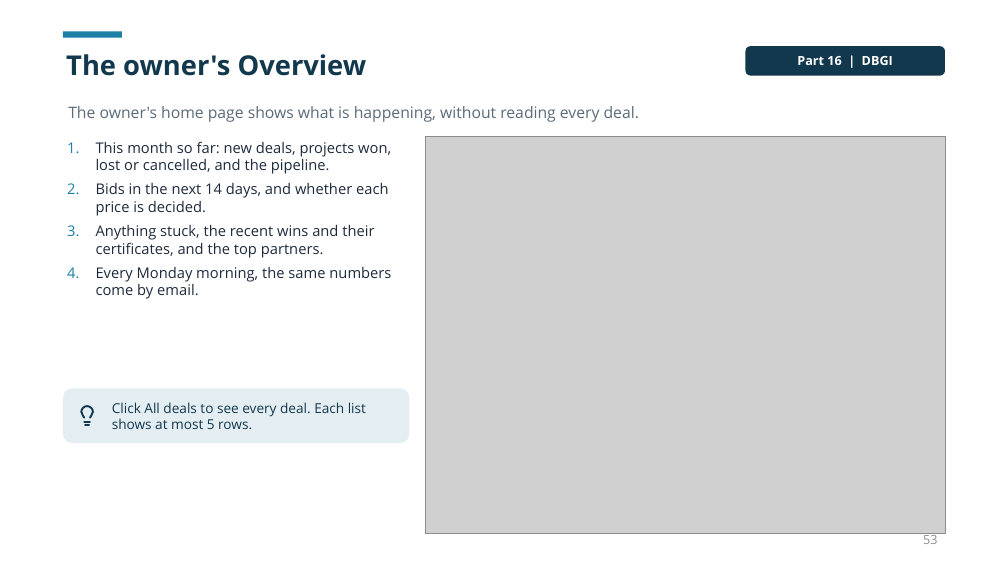
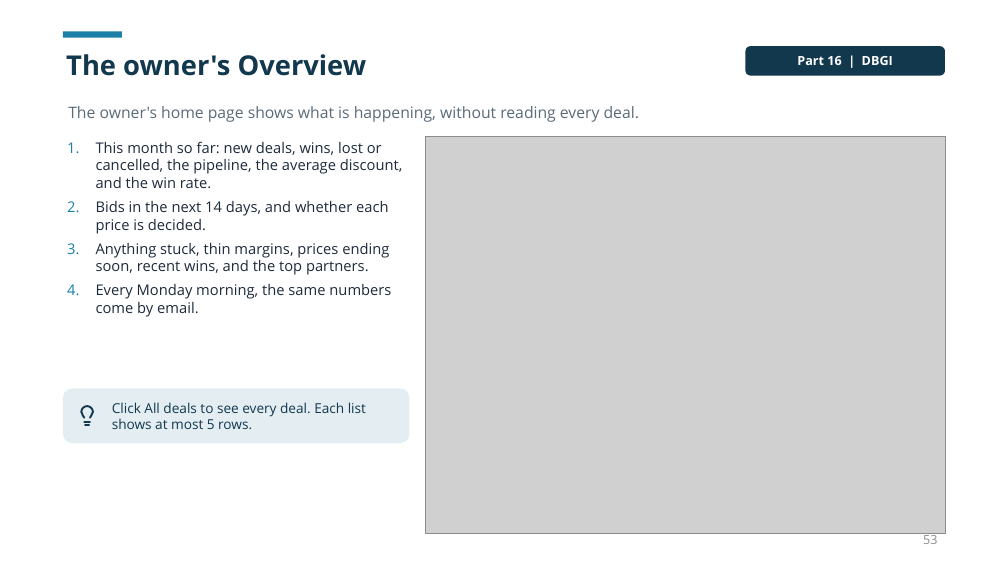
Before and after one commit to dbsuarez/dbgi-deal-registration-portal, a slide deck: slide 53 of docs/guides/Portal User Guide 2026-11/Using the DBGI Portal.pptx. Drawn at 1008x567 pixels with LibreOffice and Linux fonts; fonts in the diff are those of the drawing; grey boxes stand for pictures. Boxes give left, top, right and bottom in pixels: in the first picture for what was removed or moved away, otherwise in the second. Text is boxed around its words. In the diff, an @@ line names an element or a change of style, - is before the commit and + after.

```diff
--- a/docs/guides/Portal User Guide 2026-11/Using the DBGI Portal.pptx
+++ b/docs/guides/Portal User Guide 2026-11/Using the DBGI Portal.pptx
@@ text at box(96, 141, 403, 188): text changed @@
-1. This month so far: new deals, projects won, lost or cancelled, and the pipeline.
+1. This month so far: new deals, wins, lost or cancelled, the pipeline, the average discount, and the win rate.
@@ text at box(96, 243, 389, 275): text changed @@
-3. Anything stuck, the recent wins and their certificates, and the top partners.
+3. Anything stuck, thin margins, prices ending soon, recent wins, and the top partners.
```
Also in this commit, not shown: 1 other slide changed, 47 other files.
